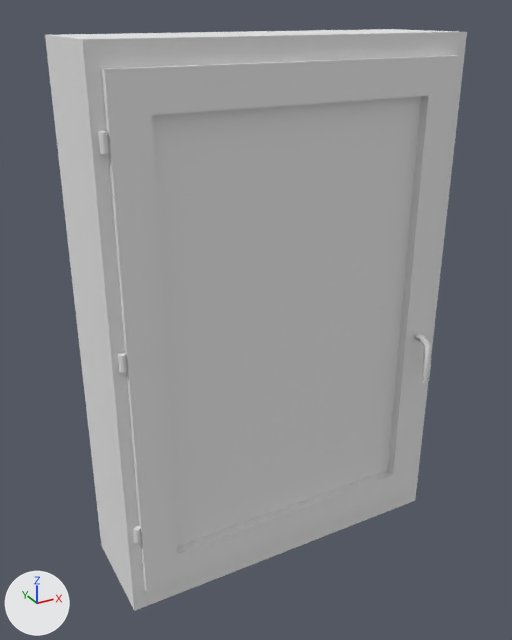
The OBJ model SweetHome3D/src/com/eteks/sweethome3d/io/resources/window85x123.obj, before and after one commit.
Camera for both pictures: a 50 mm lens placed at (-0.836, -1.323, 2.264), pointed at (-0.041, 0.121, 1.542). The axes (+X, +Y, +Z) are drawn at lower left. The lights are the same throughout. Where no turn or scale is listed for an object, it has been applied to the vertices.

Script lines for the objects in view, before the commit:
```python
me_window85x123 = bpy.data.meshes.new('window85x123')
me_window85x123.from_pydata(...)  # 169 vertices, 318 faces; spans x -0.455..0.455, y -0.069..0.274, z 0.874..2.214
# faces by material slot: [24, 294]
me_window85x123.materials.append(mat_flltgrey)  # white #e7e7e7
me_window85x123.materials.append(mat_white)  # white #e7e7e7
ob_window85x123 = bpy.data.objects.new('window85x123', me_window85x123)
ob_window85x123.location = (0.0, 0.0, 0.0)
```
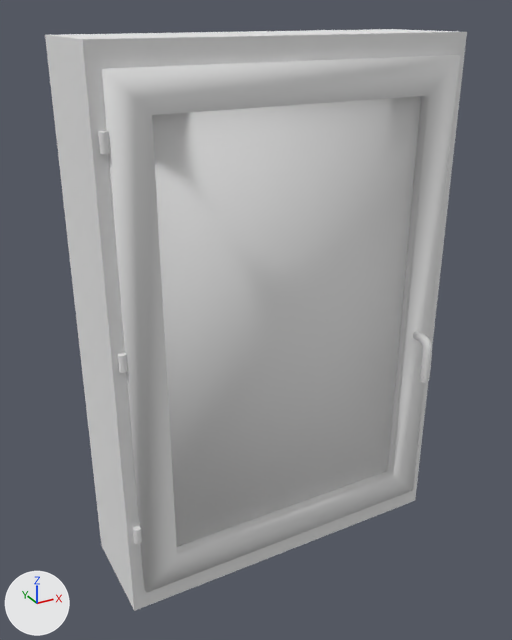
Scene script edits in JSON lines:
```json
{"block": "me_window85x123", "where": "# used by ob_window85x123; location = (0.0, 0.0, 0.0)"}
{"op": "remove", "block": "me_window85x123", "code": "me_window85x123.from_pydata(...)  # 169 vertices, 318 faces; spans x -0.455..0.455, y -0.069..0.274, z 0.874..2.214"}
{"op": "add", "block": "me_window85x123", "code": "me_window85x123.from_pydata(...)  # 211 vertices, 401 faces; spans x -0.455..0.455, y -0.075..0.274, z 0.874..2.214"}
{"block": "me_window85x123", "change": "me_window85x123 part 1: 58 vertices removed from x -0.393..0.407, y -0.031..0.274, z 0.933..2.163; 92 vertices added at x -0.44..0.387, y -0.075..0.004, z 1.092..2.054"}
{"block": "me_window85x123", "change": "me_window85x123 part 2: 8 vertices added at x -0.44..-0.426, y -0.01..0.004, z 1.553..1.593"}
{"block": "me_window85x123", "change": "me_window85x123 part 3: the surface is now shaded smooth"}
```

What differs and where, as boxes (x1, y1, x2, y2) in the pictures (512 x 640 px; the box of a moved part takes in the faces that stretch with it):
```json
{"part": 1, "of": "me_window85x123", "change": "moved or reshaped", "before": [82, 32, 467, 611], "after": [98, 131, 432, 544]}
{"part": 2, "of": "me_window85x123", "change": "added", "after": [118, 352, 128, 373]}
```
